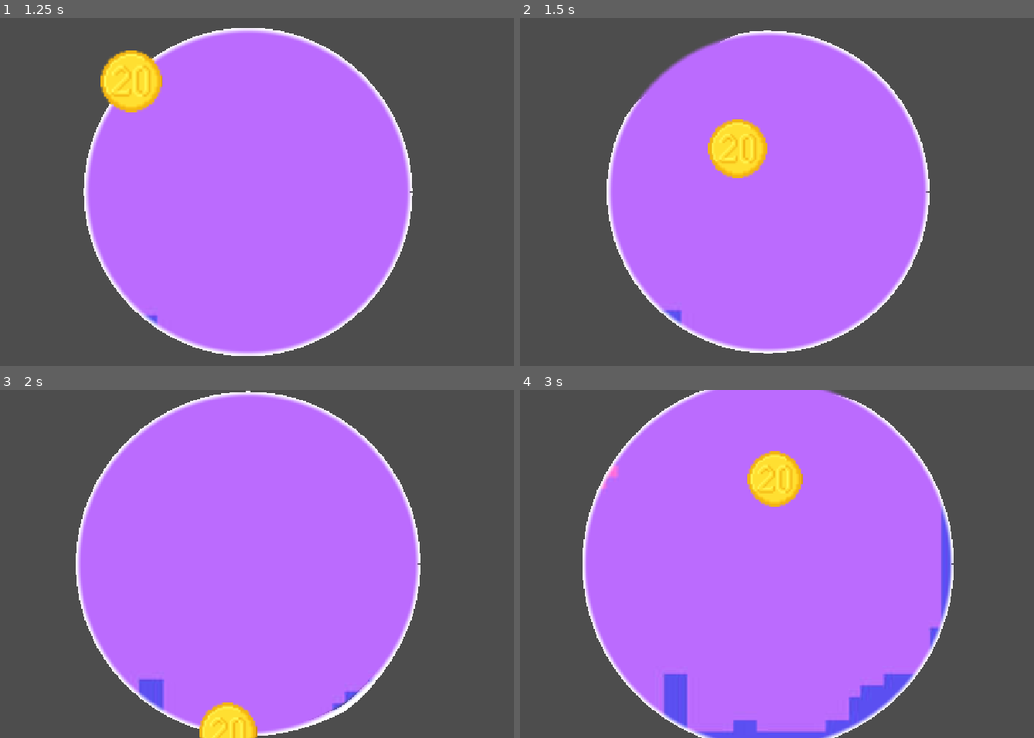
Above: before the commit, frames 1-4 (two rows, left to right).
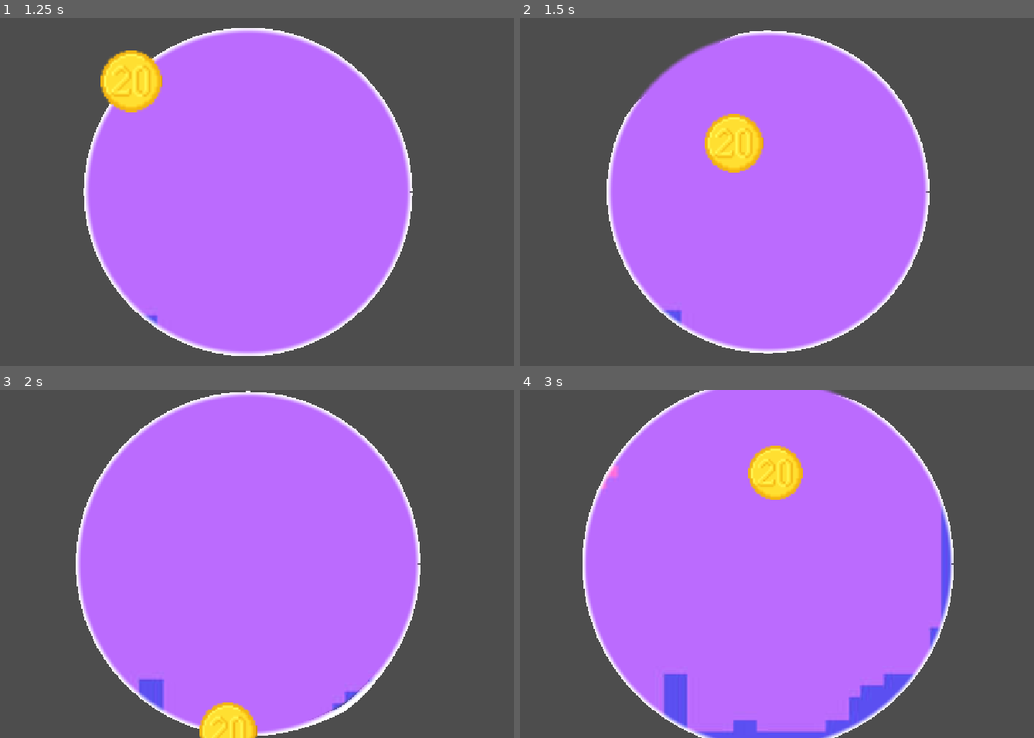
Above: after the commit, the same moments.

Repository: Dan-Yaacobi/CircleGame
Game: Godot game, scene res://Scenes/Circle.tscn
Same seed, same stepped clock (60 frames per second), same inputs: the game is played once before the commit and once after it. This scene is started directly instead of the project's main scene.
Inputs (mouse positions are in pixels of both pictures, inside the frame that each line leads up to):
- Up to frame 1 (1.25 s): move the mouse to (215, 261) at 0.52 s; press the mouse at (215, 261) at 0.53 s
- Up to frame 2 (1.5 s): move the mouse to (951, 244) at 1.27 s; release the mouse at (951, 244) at 1.28 s; tap Space (test) at 1.35 s
- Up to frame 3 (2 s): no input
- Up to frame 4 (3 s): move the mouse to (581, 511) at 2.02 s; press the mouse at (581, 511) at 2.03 s; move the mouse to (797, 564) at 2.77 s; release the mouse at (797, 564) at 2.78 s; tap Space (test) at 2.85 s

Frame 1 is identical in both runs. In frame 2, 1.0% of the frame differs, in the area x 35-49%, y 27-46%; in frame 3, less than 0.1%; in frame 4, 0.8%.

Commit message:
Add a small impact bounce to the coin, synced with the boundary bend
On landing, the sprite now pops outward (away from the circle's center)
and springs back using the same damped-spring shape as the boundary's
bend, triggered at the same moment (_snap_to_orbit). Only the sprite is
offset, not the physics body, so orbit/launch logic is unaffected.
Tuning: bounce_strength, bounce_stiffness, bounce_damping on Player.

Co-Authored-By: Claude Sonnet 5 <noreply@anthropic.com>
Claude-Session: https://claude.ai/code/session_01668rN2X8dcPgKMK6Nc3rGR

Diff:
--- a/Scripts/player.gd
+++ b/Scripts/player.gd
@@ -8,6 +8,12 @@
 @export var launch_speed: float = 400.0
 @export var reveal_radius: float = 14.0  # used by circles that support scratch-reveal
 
+## Impact bounce: on landing, the sprite pops outward and springs back —
+## same damped-spring feel as the boundary's bend, so they read together.
+@export var bounce_strength: float = 8.0  # px, max outward pop on impact
+@export var bounce_stiffness: float = 160.0  # spring tension — higher snaps back faster/harder
+@export var bounce_damping: float = 12.0  # higher settles the wobble faster, less bounce
+
 @onready var circle = $".."  # Circle or ScratchCircle — duck-typed (global_position, curr_radius)
 
 var angle: float = 0.0
@@ -15,8 +21,20 @@
 var launch_dir: Vector2
 var is_charging: bool = false
 
+var _bounce_offset: float = 0.0
+var _bounce_velocity: float = 0.0
+
 func _ready():
 	angle = (global_position - circle.global_position).angle()
+
+func _process(delta: float) -> void:
+	if absf(_bounce_offset) < 0.001 and absf(_bounce_velocity) < 0.001:
+		return
+	var accel = -bounce_stiffness * _bounce_offset - bounce_damping * _bounce_velocity
+	_bounce_velocity += accel * delta
+	_bounce_offset += _bounce_velocity * delta
+	var outward = (global_position - circle.global_position).normalized()
+	sprite.position = outward * (_bounce_offset / scale.x)
 
 func _physics_process(delta):
 	match state:
@@ -58,6 +76,9 @@
 	if circle.has_method("bend_boundary"):
 		circle.bend_boundary(angle)
 
+	_bounce_velocity = 0.0
+	_bounce_offset = bounce_strength
+
 func _unhandled_input(event: InputEvent) -> void:
 	if event.is_action_pressed("shoot"):
 		is_charging = true
